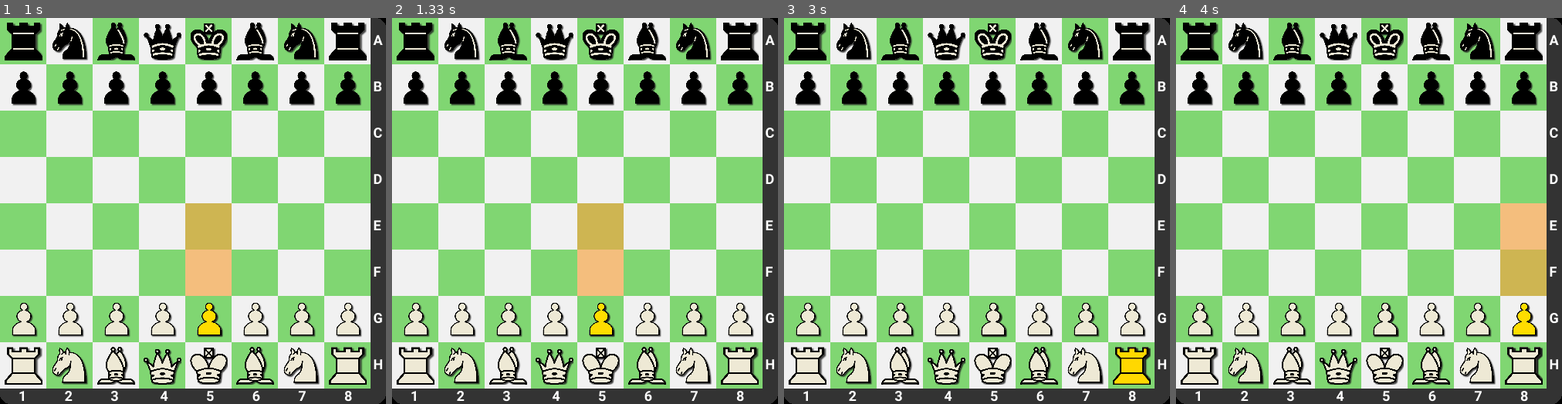
Above: before the commit, frames 1-4 (left to right).
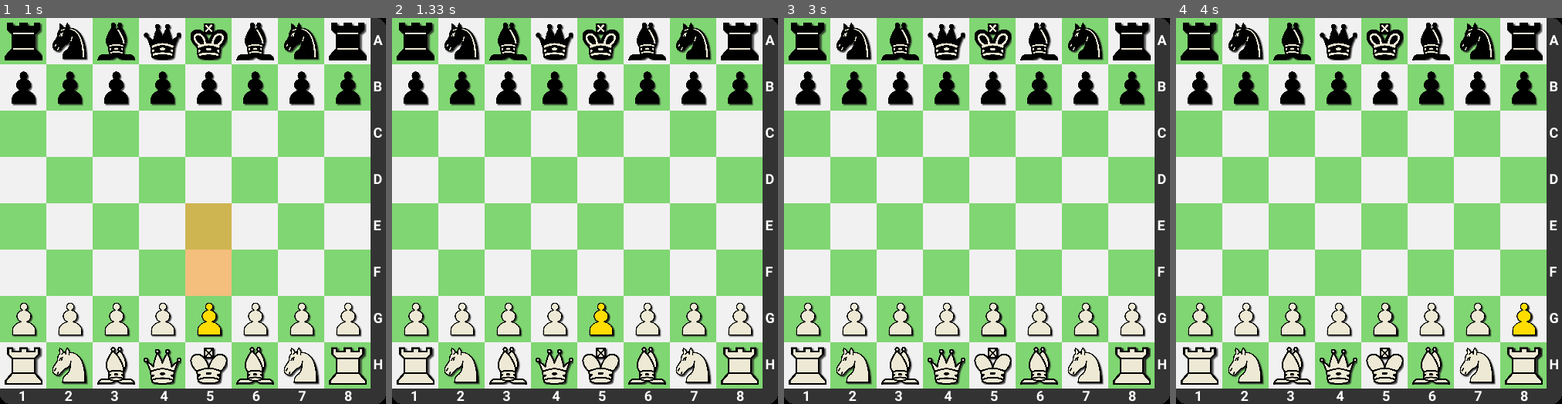
Above: after the commit, the same moments.

Repository: Zamp98-zz/chessPygame
Game: pygame game, started from main.py
The game is run twice, just before and just after one commit, with the same random seed, the same clock (stepped at 60 frames per second) and the same inputs.
Inputs (mouse positions are in pixels of both pictures, inside the frame that each line leads up to):
- Up to frame 1 (1 s): click (193, 211) at 0.38 s; click (231, 295) at 0.72 s
- Up to frame 2 (1.33 s): click (465, 153) at 1.05 s
- Up to frame 3 (3 s): click (1119, 346) at 1.38 s; click (1123, 357) at 2.72 s
- Up to frame 4 (4 s): click (1504, 311) at 3.55 s; click (1488, 203) at 3.88 s

Frame 1 is identical in both runs. In frame 2, 2.9% of the frame differs, in the area x 48-60%, y 48-72%; in frame 3, 0.5%; in frame 4, 2.9%.

Commit message:
white piece movement done

Diff:
--- a/main.py
+++ b/main.py
@@ -1,6 +1,7 @@
 # import the pygame module, so you can use it
 import pygame
 from modules.board import *
+from modules.oponent import *
 
 # define a main function
 
@@ -17,13 +18,13 @@
 
 board = Board()
 
-global all_sprites_list, sprites
-all_sprites_list = pygame.sprite.Group()
+global allSpritesList, sprites
+allSpritesList = pygame.sprite.Group()
 sprites = [piece for row in board.array for piece in row if piece]
-all_sprites_list.add(sprites)
+allSpritesList.add(sprites)
 
 # draw the sprites
-all_sprites_list.draw(screen)
+allSpritesList.draw(screen)
 
 # 60FPS PC Master Race
 clock = pygame.time.Clock()
@@ -33,6 +34,15 @@
 
 Rects = pygame.sprite.Group()
 
+
+def tileSelected():
+    x, y = pygame.mouse.get_pos()
+    x = x // 60
+    y = y // 60
+    return (y, x)
+
+pieceSelected = False
+
 # main loop
 while running:
     # event handling, gets all event from the event queue
@@ -41,35 +51,63 @@
         if event.type == pygame.QUIT:
             # change the value to False, to exit the main loop
             running = False
-        if event.type == pygame.MOUSEBUTTONDOWN:
+        if event.type == pygame.MOUSEBUTTONDOWN and not pieceSelected:
             # Set the x, y positions of the mouse click
             x, y = event.pos
-            clicked_sprites = [
+            clickedSprites = [
                 s for s in sprites if s.rect.collidepoint(event.pos)]
-            if(len(clicked_sprites) > 0):
-                clicked_sprites[0].sethighlighted()
+            if(len(clickedSprites) > 0) and clickedSprites[0].color == "white":
+                clickedSprites[0].sethighlighted()
 
                 for s in sprites:  # allow only one highlighted
-                    if s != clicked_sprites[0] and s.highlighted:
+                    if s != clickedSprites[0] and s.highlighted:
                         s.unsethighlighted()
                         Rects = set()
 
-                pieceMoves = clicked_sprites[0].genLegalMoves(board)
+                pieceMoves = clickedSprites[0].genLegalMoves(board)
+                pieceSelected = True
 
                 for move in pieceMoves:
-                    movementRect = MovementRect(move[0],move[1],screen)
+                    movementRect = MovementRect(move[0], move[1], screen)
                     Rects.add(movementRect)
 
+        elif event.type == pygame.MOUSEBUTTONDOWN and pieceSelected:
+            tile = tileSelected()
+            pieceSelected = False
+            Rects = set()
 
-    all_sprites_list = pygame.sprite.Group()
+            if tile in pieceMoves:
+                oldx = clickedSprites[0].x
+                oldy = clickedSprites[0].y
+                dest = board.array[tile[0]][tile[1]]
+
+                piecePromotion = board.movePiece(
+                    clickedSprites[0], tile[0], tile[1])
+
+                if piecePromotion:
+                    allSpritesList.add(piecePromotion[0])
+                    sprites.append(piecePromotion[0])
+                    allSpritesList.remove(piecePromotion[1])
+                    sprites.remove(piecePromotion[1])
+
+                if dest:
+                    allSpritesList.remove(dest)
+                    sprites.remove(dest)
+
+
+            elif (clickedSprites[0].y, clickedSprites[0].x) == tile:
+                clickedSprites[0].unsethighlighted()
+                selected = False
+
+    allSpritesList = pygame.sprite.Group()
     sprites = [piece for row in board.array for piece in row if piece]
-    all_sprites_list.add(sprites)
-    all_sprites_list.add(Rects)
+    allSpritesList.add(sprites)
+    allSpritesList.add(Rects)
 
     # draw the sprites
-    all_sprites_list.draw(screen)
+    allSpritesList.draw(screen)
     screen.blit(bg, (0, 0))
-    all_sprites_list.draw(screen)
+    allSpritesList.draw(screen)
     pygame.display.flip()
     clock.tick(60)
 
--- a/modules/board.py
+++ b/modules/board.py
@@ -1,4 +1,17 @@
 from modules.pieces import *
+
+
+def checkPiecePromotion(piece, y):
+    if piece.color == "white":
+        row = 1
+        inc = -1
+    elif piece.color == "black":
+        row = 6
+        inc = 1
+    if type(piece) == Pawn and piece.y == row and y == piece.y + inc:
+        return True
+    else:
+        return False
 
 
 class Board:
@@ -23,5 +36,32 @@
                 self.whiteKing, Bishop("white", 7, 5), Knight("white", 7, 6), self.whiteRookRight]
         ]
 
+        self.score = 0
+
+        self.pieceValues = {King: 200, Queen: 10,
+                            Rook: 5, Knight: 3, Bishop: 3, Pawn: 1}
+
     def getBoard(self):
         return self.array
+
+    def movePiece(self, piece, y, x, special=False, np=False):
+        promotion = checkPiecePromotion(piece, y)
+        oldx = piece.x
+        oldy = piece.y
+        piece.x = x
+        piece.y = y
+        piece.rect.x = x * 60
+        piece.rect.y = y * 60
+        self.array[oldy][oldx] = None
+
+        if promotion and not np:
+            self.array[y][x] = Queen(piece.color, y, x)
+            if piece.color == "white":
+                self.score -= 9
+            elif piece.color == "black":
+                self.score += 9
+
+            return self.array[y][x], piece
+        else:
+            self.array[y][x] = piece
+            piece.unsethighlighted()
